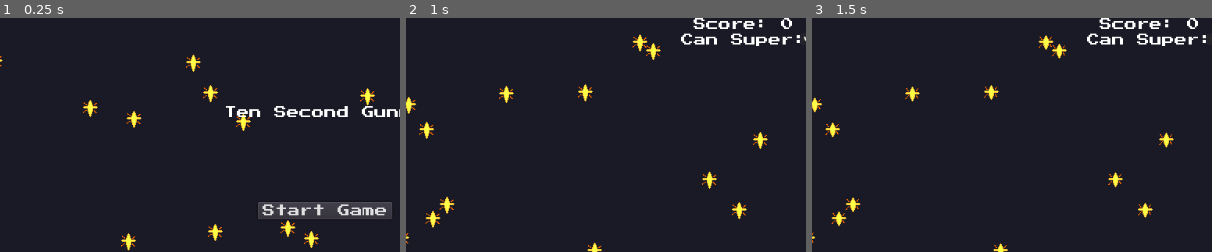
Above: before the commit, frames 1-3 (left to right).
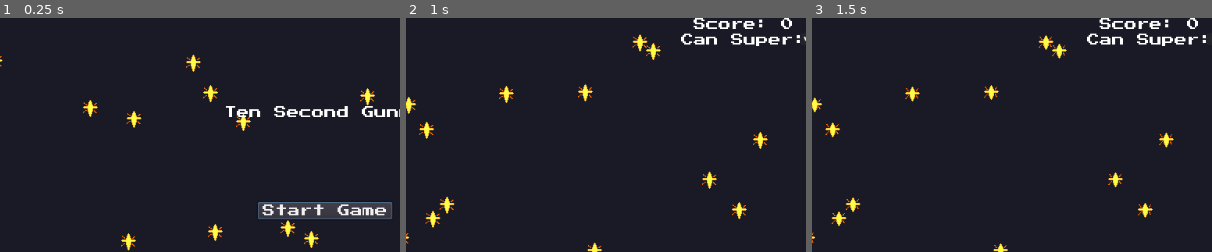
Above: after the commit, the same moments.

Repository: PandorasGit/LudumDare51Submission
Game: Godot game, scene res://MainMenu/MainMenu.tscn
The game is run twice, just before and just after one commit, with the same random seed, the same clock (stepped at 60 frames per second) and the same inputs.
Inputs:
- Up to frame 1 (0.25 s): no input
- Up to frame 2 (1 s): click "Start Game" at 0.5 s
- Up to frame 3 (1.5 s): hold D (move_right) from 1.28 s (still down); tap Space (shoot) at 1.35 s
The pictures show only the part of the screen within x 8-58%, y 0-50%; the shares and areas given below are measured in that part.

The runs differ from the first frame. In frame 1, 0.3% of the frame differs, in the area x 64-98%, y 78-86%; in frame 2, nothing differs; in frame 3, nothing differs.

Commit message:
Clean code
Edited some minor style mistakes across the project

Diff:
--- a/project/Background/Background.gd
+++ b/project/Background/Background.gd
@@ -7,7 +7,7 @@
 onready var _star := load("res://Background/Star/Star.tscn")
 
 
-func _ready():
+func _ready() -> void:
 	randomize()
 	for i in _star_count:
 		#Instances do not have set types so type cannot be inferred
--- a/project/BulletSpawner/BulletSpawner.gd
+++ b/project/BulletSpawner/BulletSpawner.gd
@@ -14,6 +14,7 @@
 onready var _friendly_bullet := load("res://Bullets/FriendlyBullet/FriendlyBullet.tscn")
 onready var _super_bullet := load("res://Bullets/SuperBullet/SuperBullet.tscn")
 onready var _shoot_sound := find_node("ShootSound")
+
 
 func _set_player(value: KinematicBody2D) -> void:
 	player = value
--- a/project/Bullets/Bullet.gd
+++ b/project/Bullets/Bullet.gd
@@ -18,6 +18,7 @@
 onready var _texture := load("res://Bullets/DefaultBullet.png")
 onready var _despawn_timer := find_node("DespawnTimer")
 onready var _tween := find_node("Tween")
+
 
 func _ready() -> void:
 	_setup_tween()
@@ -41,10 +42,6 @@
 	queue_free()
 
 
-func startTimer() -> void:
-	_tween.start()
-	_despawn_timer.start()
-
 func _setup_tween() -> void:
 	_tween.interpolate_property(_sprite, "modulate",
 		Color("fa9b08"), Color("ff0000"), 1,
@@ -52,3 +49,8 @@
 	_tween.interpolate_property(_sprite, "scale",
 		Vector2(3, 4), Vector2(4, 4), 1,
 		Tween.TRANS_LINEAR, Tween.EASE_IN_OUT )
+
+
+func startTimer() -> void:
+	_tween.start()
+	_despawn_timer.start()
--- a/project/Bullets/SuperBullet/SuperBullet.gd
+++ b/project/Bullets/SuperBullet/SuperBullet.gd
@@ -1,10 +1,12 @@
 extends Bullet
+
 
 func _ready() -> void:
 	_id = 2
 	_texture = load("res://Bullets/SuperBullet/SuperBullet.png")
 	_sprite.texture = _texture
 
+
 func _setup_tween() -> void:
 	_tween.interpolate_property(_sprite, "scale",
 		Vector2(3, 4), Vector2(4, 4), 0.5,
--- a/project/Enemy/Enemy.gd
+++ b/project/Enemy/Enemy.gd
@@ -15,6 +15,7 @@
 onready var _death_particles := find_node("DeathParticles")
 onready var _death_timer := find_node("DeathAnimationTimer")
 onready var _death_sound := find_node("DeathSound")
+
 
 func _ready() -> void:
 	# warning-ignore:return_value_discarded
@@ -49,7 +50,6 @@
 	queue_free()
 
 
-
 func _die() -> void:
 	_death_sound.play()
 	_collider.disabled = true
--- a/project/HUD/HUD.gd
+++ b/project/HUD/HUD.gd
@@ -17,6 +17,8 @@
 	player = value
 	# warning-ignore:return_value_discarded
 	player.connect("super_state_changed", self, "_on_super_state_changed")
+	# warning-ignore:return_value_discarded
+	_restart_button.connect("pressed", self, "_on_RestartButton_pressed")
 
 
 func _set_bullet_spawner(value: Node2D) -> void:
@@ -33,6 +35,7 @@
 
 func _on_player_killed() -> void:
 	_restart_button.visible = true
+	_restart_button.grab_focus()
 
 
 func _on_super_state_changed(state: bool) -> void:
--- a/project/HUD/HUD.tscn
+++ b/project/HUD/HUD.tscn
@@ -63,5 +63,3 @@
 pressed = true
 align = 1
 icon_align = 1
-
-[connection signal="pressed" from="RestartButton" to="." method="_on_RestartButton_pressed"]
--- a/project/MainMenu/MainMenu.gd
+++ b/project/MainMenu/MainMenu.gd
@@ -2,6 +2,13 @@
 
 
 onready var _world := preload("res://World/World.tscn")
+onready var _start_button := find_node("StartButton")
+
+
+func _ready() -> void:
+	_start_button.grab_focus()
+	# warning-ignore:return_value_discarded
+	_start_button.connect("pressed", self, "_on_StartButton_pressed")
 
 
 func _on_StartButton_pressed() -> void:
--- a/project/MainMenu/MainMenu.tscn
+++ b/project/MainMenu/MainMenu.tscn
@@ -36,5 +36,3 @@
 margin_bottom = -342.0
 custom_fonts/font = SubResource( 2 )
 text = "Start Game"
-
-[connection signal="pressed" from="StartButton" to="." method="_on_StartButton_pressed"]
--- a/project/Player/Player.gd
+++ b/project/Player/Player.gd
@@ -13,6 +13,7 @@
 var _has_supered := false
 var _is_alive := true
 
+
 onready var _reload_timer := find_node("ReloadTimer")
 onready var _super_timer := find_node("SuperTimer")
 onready var _collider := find_node("Collider")
@@ -21,6 +22,7 @@
 onready var _death_particles := find_node("DeathParticles")
 onready var _death_timer := find_node("DeathAnimationTimer")
 onready var _death_sound := find_node("DeathSound")
+
 
 func _ready() -> void:
 	# warning-ignore:return_value_discarded
@@ -52,7 +54,7 @@
 	_reload_timer.start()
 
 
-func _shoot_super():
+func _shoot_super() -> void:
 	emit_signal("fired", _super_bullet_id, position)
 	_has_supered = true
 	emit_signal("super_state_changed", false)
@@ -77,8 +79,10 @@
 	_die()
 	_death_timer.start()
 
+
 func _on_death_timer_timeout() -> void:
 	queue_free()
+
 
 func _die() -> void:
 	_death_sound.play()
--- a/project/project.godot
+++ b/project/project.godot
@@ -26,7 +26,7 @@
 
 [application]
 
-config/name="Project"
+config/name="Ten Second Gunner"
 run/main_scene="res://MainMenu/MainMenu.tscn"
 config/icon="res://icon.png"
 
Not shown, changed: README.md
